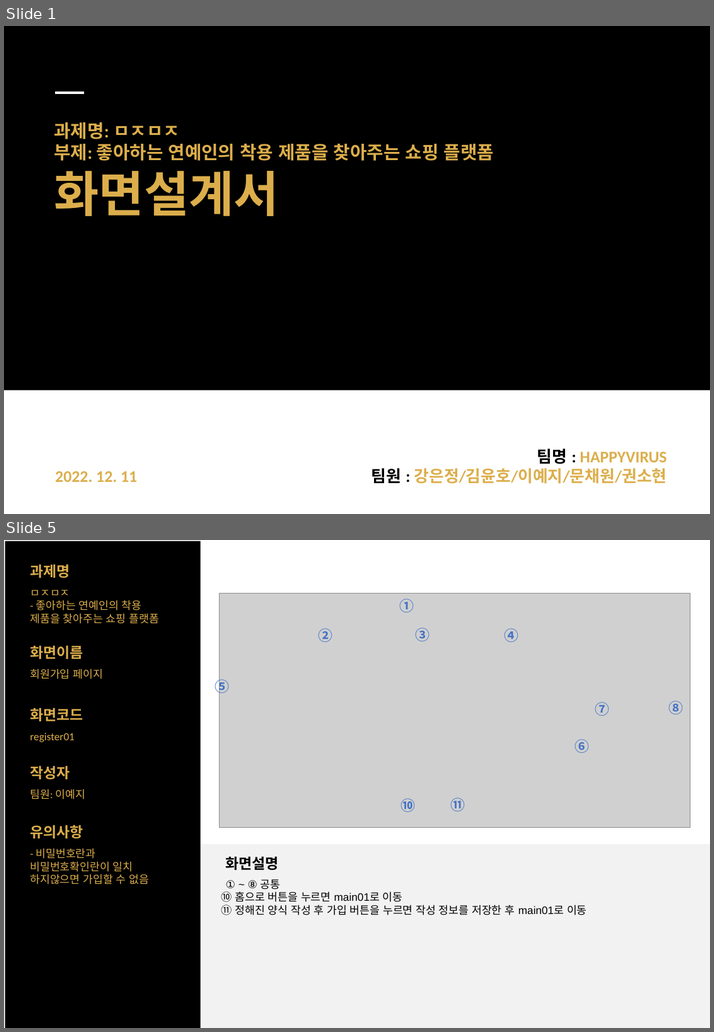
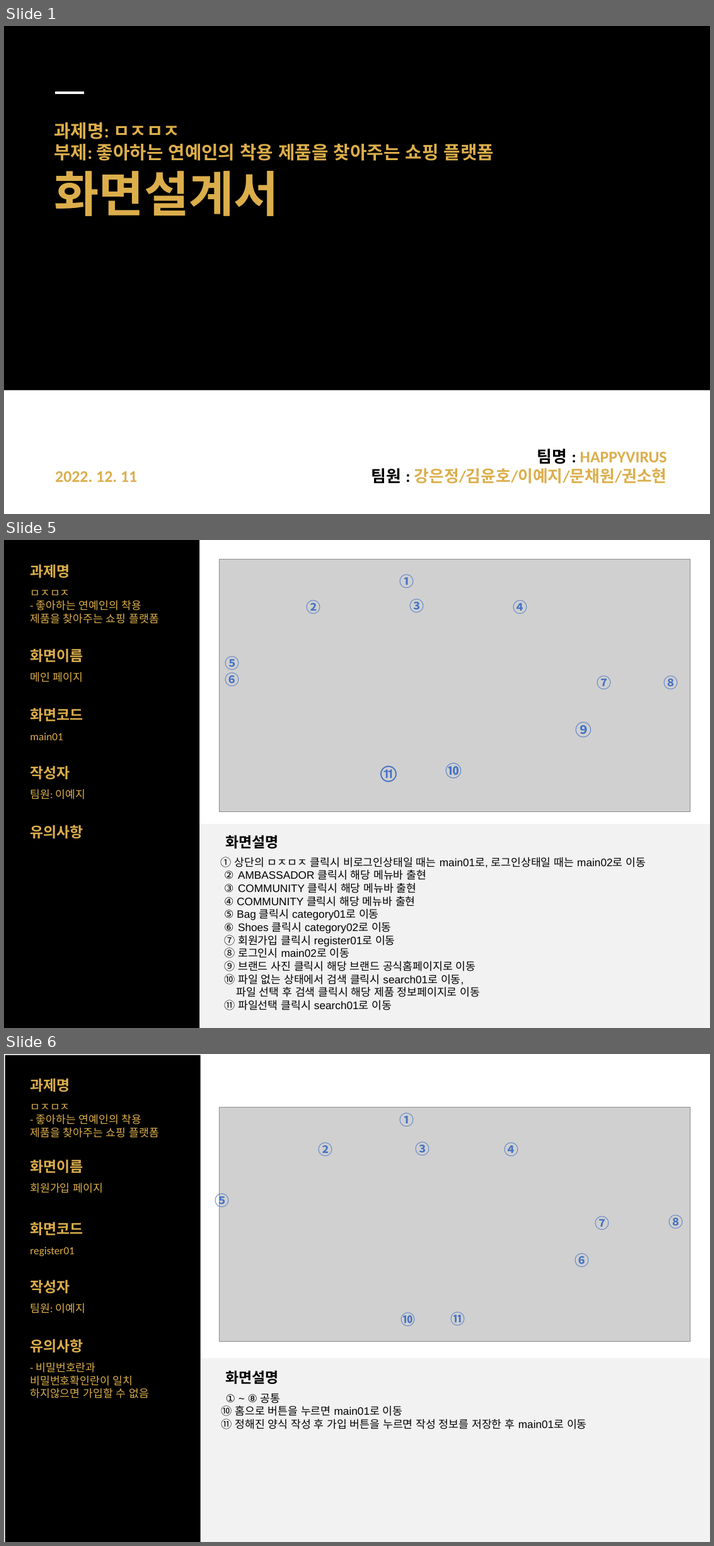
Before and after one commit to LeticiaKang/Project_Idol-Fandom-WebPlaform, a slide deck: 산출문서/화면설계서(핵심최종)/화면설계서_서식_핵심최종(1조. HappyVirus).pptx. Shown one above the other, each under a label of ours: slides 1 and 5 before the commit, slides 1, 5 and 6 after it; the slides between them are not shown. The pictures are 714x1032 and 714x1546 pixels, drawn with LibreOffice and Linux fonts; fonts in the diff are those of the drawing; grey boxes stand for pictures. Boxes give left, top, right and bottom in pixels: in the first picture for what was removed or moved away, otherwise in the second. Text is boxed around its words. In the diff, an @@ line names an element or a change of style, - is before the commit and + after.

Commit message:
화면설계서(핵심최종)
- 수정중

```diff
--- a/산출문서/화면설계서(핵심최종)/화면설계서_서식_핵심최종(1조. HappyVirus).pptx
+++ b/산출문서/화면설계서(핵심최종)/화면설계서_서식_핵심최종(1조. HappyVirus).pptx
@@ slide 5 added at [4,540,710,1028], background #FFFFFF @@
@@ rectangle added at [4,540,199,1028], fill #000000 @@
@@ text added at [30,564,70,578], 16 pt, text #DCAE4B, bold @@
+과제명
@@ picture added at [219,560,690,812] @@
@@ text added at [399,574,414,588], 16 pt, text #4472C4, bold @@
+①
@@ text added at [30,590,159,624], 12 pt, text #DCAE4B @@
+ㅁㅈㅁㅈ
+- 좋아하는 연예인의 착용 제품을 찾아주는 쇼핑 플랫폼
@@ text added at [306,600,320,614], 16 pt, text #4472C4, bold @@
+②
@@ text added at [409,599,424,612], 16 pt, text #4472C4, bold @@
+③
@@ text added at [513,600,528,614], 16 pt, text #4472C4, bold @@
+④
@@ text added at [30,648,83,662], 16 pt, text #DCAE4B, bold @@
+화면이름
@@ text added at [30,672,83,682], 12 pt, text #DCAE4B @@
+메인 페이지
@@ text added at [225,656,240,670], 16 pt, text #4472C4, bold @@
+⑤
@@ text added at [225,672,240,686], 16 pt, text #4472C4, bold @@
+⑥
@@ text added at [596,675,611,689], 16 pt, text #4472C4, bold @@
+⑦
@@ text added at [664,675,678,689], 16 pt, text #4472C4, bold @@
+⑧
@@ text added at [30,708,83,721], 16 pt, text #DCAE4B, bold @@
+화면코드
@@ text added at [575,722,591,738], 18 pt, text #4472C4, bold @@
+⑨
@@ text added at [30,733,63,740], 12 pt, text #DCAE4B @@
+main01
@@ text added at [30,766,70,779], 16 pt, text #DCAE4B, bold @@
+작성자
@@ text added at [380,766,396,782], 18 pt, text #4472C4, bold @@
+⑪
@@ text added at [446,763,462,779], 18 pt, text #4472C4, bold @@
+⑩
@@ text added at [30,789,85,800], 12 pt, text #DCAE4B @@
+팀원: 이예지
@@ text added at [30,825,83,839], 16 pt, text #DCAE4B, bold @@
+유의사항
@@ rectangle added at [199,824,710,1028], fill #F2F2F2, 12 pt, text #000000 @@
+① 상단의 ㅁㅈㅁㅈ 클릭시 비로그인상태일 때는 main01로, 로그인상태일 때는 main02로 이동
+② AMBASSADOR 클릭시 해당 메뉴바 출현
+③ COMMUNITY 클릭시 해당 메뉴바 출현
+④ COMMUNITY 클릭시 해당 메뉴바 출현
+⑤ Bag 클릭시 category01로 이동
+⑥ Shoes 클릭시 category02로 이동
+⑦ 회원가입 클릭시 register01로 이동
+⑧ 로그인시 main02로 이동
+⑨ 브랜드 사진 클릭시 해당 브랜드 공식홈페이지로 이동
+⑩ 파일 없는 상태에서 검색 클릭시 search01로 이동,
+파일 선택 후 검색 클릭시 해당 제품 정보페이지로 이동
+⑪ 파일선택 클릭시 search01로 이동
@@ text added at [226,835,279,849], 16 pt, text #000000, bold @@
+화면설명
@@ what was slide 5 is now slide 6 @@
```
Also in this commit, not shown: 3 slides changed.
